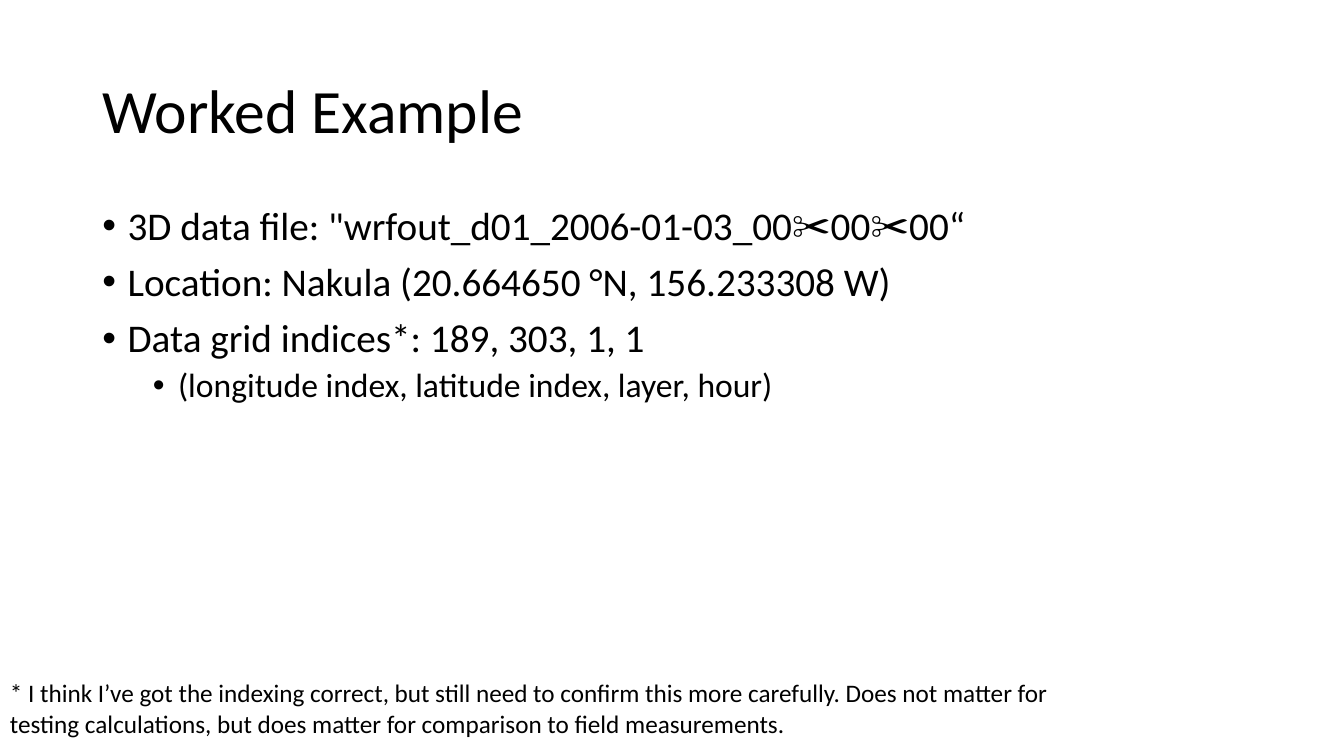
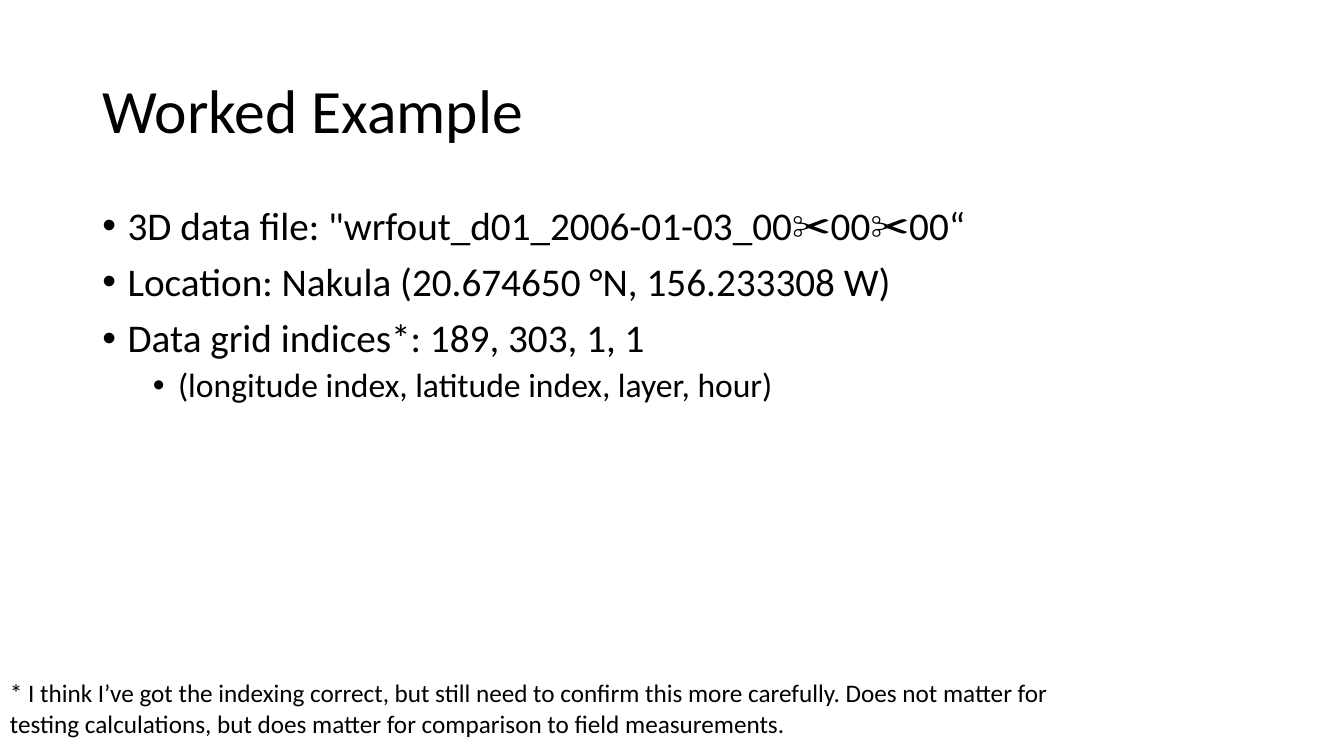
Before and after one commit to akeyel/HI_WRF, a slide deck: slide 9 of Progress/3D_Calcs.pptx. Drawn at 1344x756 pixels with LibreOffice and Linux fonts; fonts in the diff are those of the drawing. Boxes give left, top, right and bottom in pixels: in the first picture for what was removed or moved away, otherwise in the second. Text is boxed around its words. In the diff, an @@ line names an element or a change of style, - is before the commit and + after.

```diff
--- a/Progress/3D_Calcs.pptx
+++ b/Progress/3D_Calcs.pptx
@@ text at bbox=[128, 267, 891, 302]: text changed @@
-• Location: Nakula (20.664650 °N, 156.233308 W)
+• Location: Nakula (20.674650 °N, 156.233308 W)
```
Also in this commit, not shown: 3 other slides changed, 2 slides added, 3 slides removed, 6 other files.
